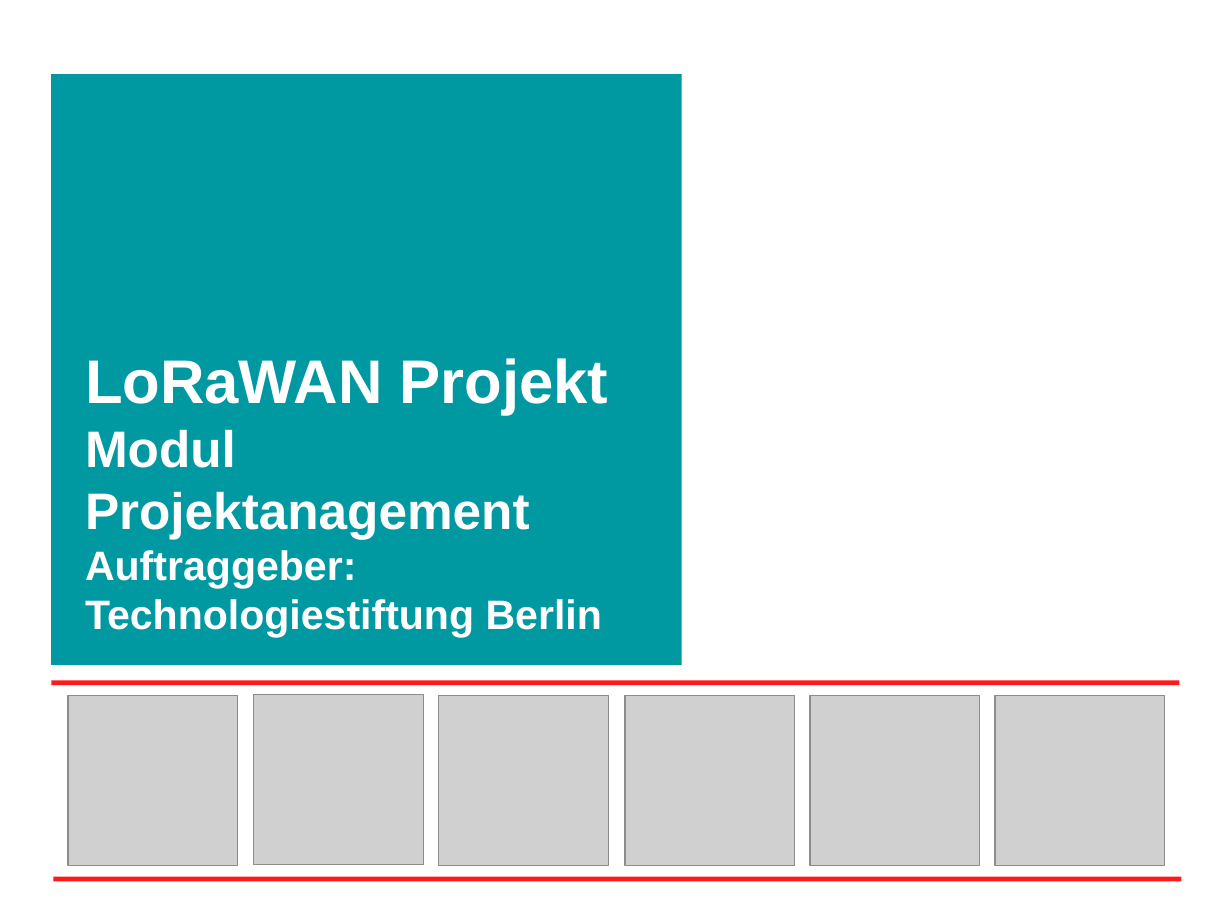
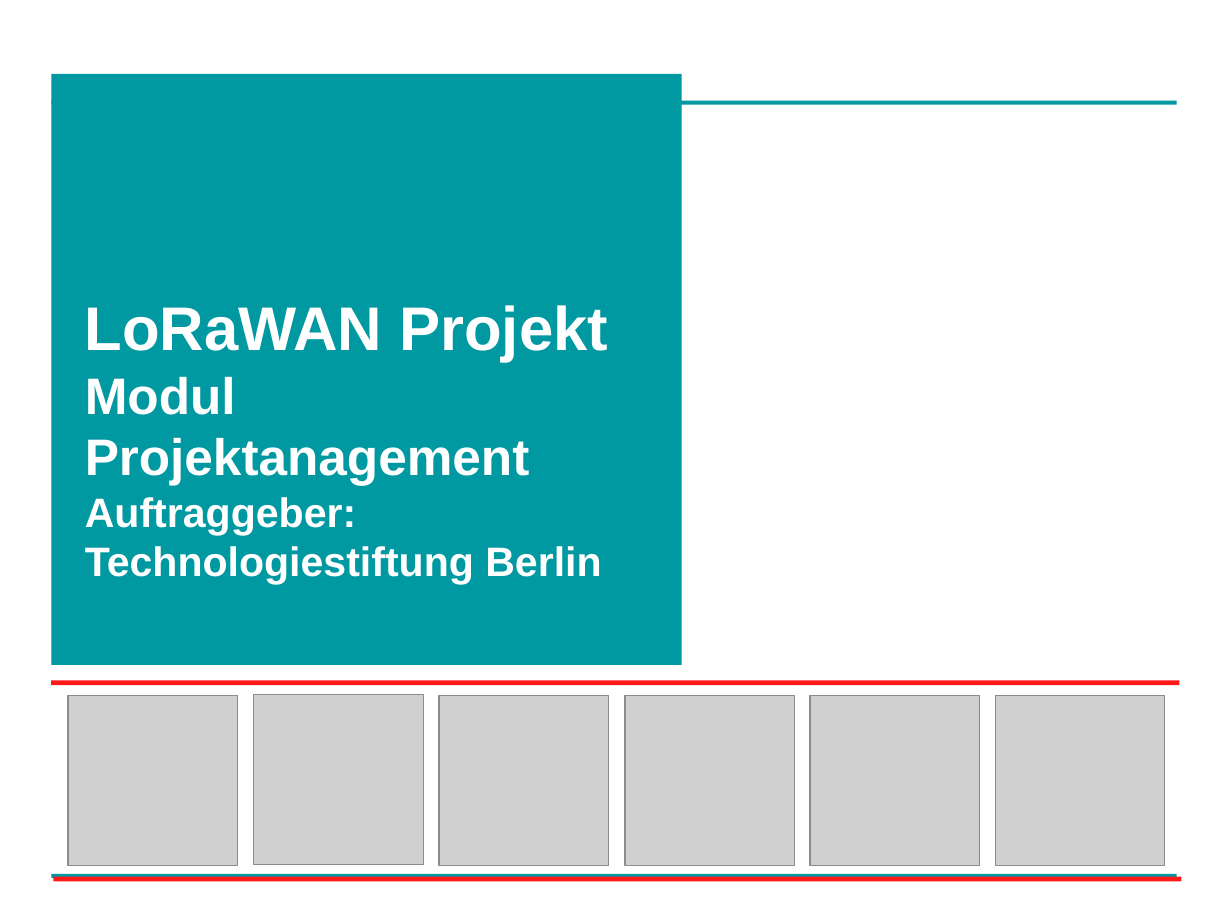
Before and after one commit to technologiestiftung/flussbad, a slide deck: slide 1 of doc/Praesentation_Meeting_13.06.2017.pptx. Drawn at 1232x924 pixels with LibreOffice and Linux fonts; fonts in the diff are those of the drawing; grey boxes stand for pictures; background and template pictures are left out. Boxes give left, top, right and bottom in pixels: in the first picture for what was removed or moved away, otherwise in the second. Text is boxed around its words. In the diff, an @@ line names an element or a change of style, - is before the commit and + after.

```diff
--- a/doc/Praesentation_Meeting_13.06.2017.pptx
+++ b/doc/Praesentation_Meeting_13.06.2017.pptx
@@ line added from (52, 102) to (1177, 102), #0098A1 2.24 pt @@
@@ text "LoRaWAN Projekt Modul Projektanagement Auftraggeber: ...": place and size @@
-text "LoRaWAN Projekt Modul Projektanagement Auftraggeber: ..." at [85,358,609,638]
+text "LoRaWAN Projekt Modul Projektanagement Auftraggeber: ..." at [85,305,608,584]
@@ line added from (52, 876) to (1177, 876), #0098A1 2.24 pt @@
```
Also in this commit, not shown: 5 other slides changed, 1 slide removed, 1 other file.
